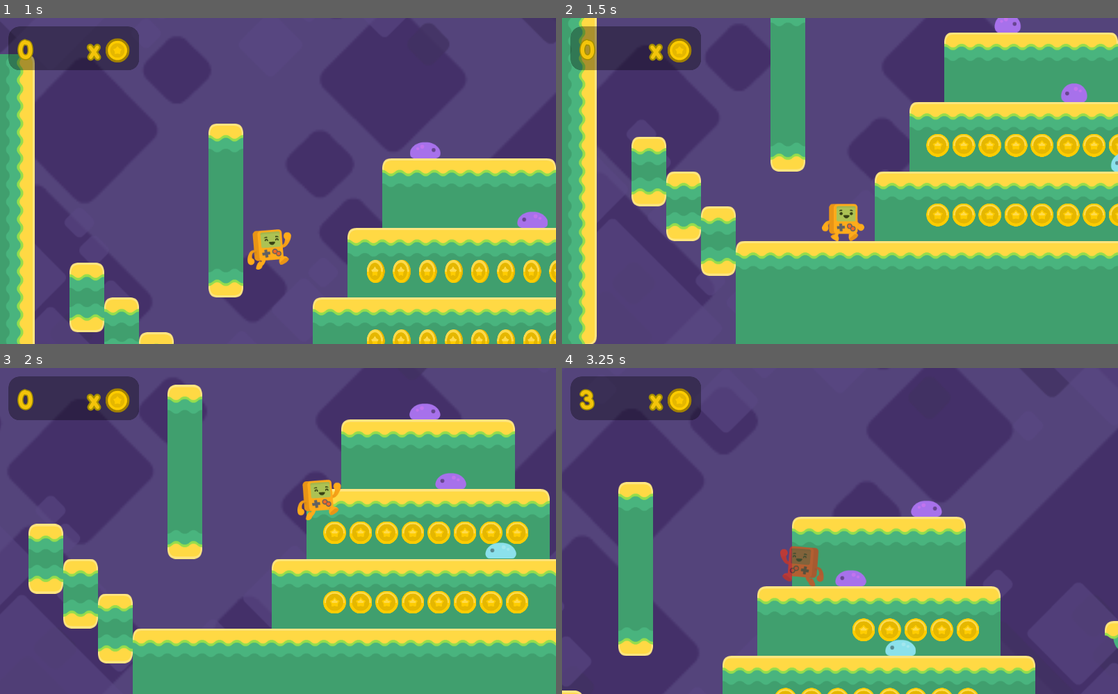
Above: before the commit, frames 1-4 (two rows, left to right).
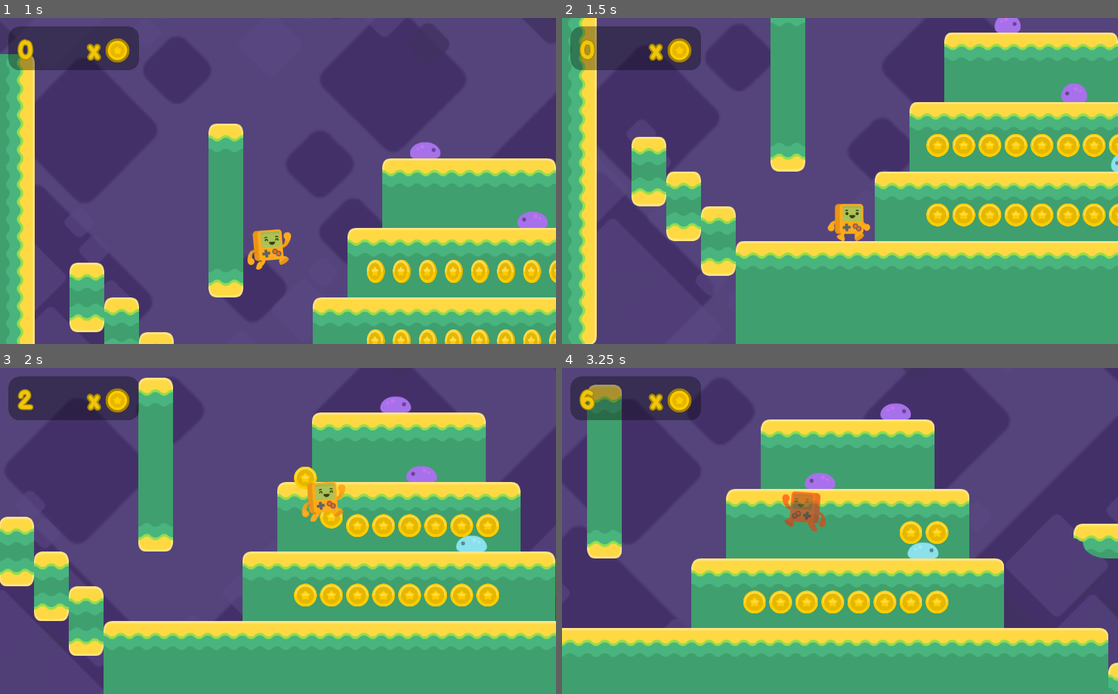
Above: after the commit, the same moments.

Repository: CrabbitSlater/Godot_2D_Tutorial_adv
Game: Godot game, scene res://Assets/TitleMenu.tscn
Two runs of this game, one before a commit and one after it. Both use one fixed random seed, a clock stepped at 60 frames per second and the inputs below.
Inputs:
- Up to frame 1 (1 s): click "Play" at 0.5 s
- Up to frame 2 (1.5 s): hold D (player_right) from 1.28 s (still down); hold Shift (player_run, bound only after the commit) from 1.28 s (still down)
- Up to frame 3 (2 s): keep holding D (player_right); keep holding Shift (player_run, bound only after the commit); tap Space (player_jump) at 1.52, 1.55, 1.82 s
- Up to frame 4 (3.25 s): release Shift (player_run, bound only after the commit) at 2.03 s; tap Space (player_jump) at 2.1, 2.27, 2.57, 3.05 s; tap Shift (player_run, bound only after the commit) at 2.3 s; release D (player_right) at 2.78 s; hold A (player_left) from 2.78 s (still down); hold Shift (player_run, bound only after the commit) from 2.78 s (still down)

Frame 1 is identical in both runs. In frame 2, 0.5% of the frame differs, in the area x 46-56%, y 56-69%; in frame 3, 34%; in frame 4, 45%, in the area x 0-100%, y 5-100%.

Commit message:
Re-worked steve;s code to use a finite state machine (very useful! good pratice for extensible behavior etc), added run toggle- used different method to bornCG, opting for acceleration over lerping also added toggle to anim for when running (bornCG tutorial part 18)

Diff:
--- a/Assets/Steve/Steve.gd
+++ b/Assets/Steve/Steve.gd
@@ -1,16 +1,21 @@
 extends KinematicBody2D
 
-var velocity: Vector2  = Vector2(0.0,0.0)
+#use an enum to enumerate states for finite state machine
+enum States {AIR=1, FLOOR, LADDER, WALL} #states enumerated at air =1 first, then floor = 2 etc
+
+var state = States.AIR
 
 
 
-
+var velocity: Vector2  = Vector2(0.0,0.0)
 export var gravity : float = 35.0
 export var  top_speed : float = 300
+export var top_run_speed : float = 450
+export var top_air_speed : float = 400
 export var acceleration : float = 1000
+export var run_acceleration : float = 1500
 export var friction_lerp_coeff : float = 0.2
 export var jump_force : float = -900
-var stunned : bool = false
 
 var coins : int = 0
 #onready var
@@ -18,46 +23,77 @@
 
 func _physics_process(delta):
 
-	if Input.is_action_pressed("player_right")and not stunned:
-		velocity.x += acceleration*delta
-		$Sprite.play("Walk")
-		#dollar sign allows somone to access child node by name
-	elif Input.is_action_pressed("player_left") and not stunned:
-		velocity.x -= acceleration*delta
-		$Sprite.play("Walk")
-	else:
-		if not stunned:
-			velocity.x = lerp(velocity.x,0,friction_lerp_coeff)
-			if abs(velocity.x) <=1:
-				velocity.x =0
-			$Sprite.play("Idle")
+	#match statement is like a switch case  i.e. see if self.state
+	#is equal to any of the following states in the enum
+	match self.state:
+		States.AIR:
+			if is_on_floor():
+				self.state = States.FLOOR
+				continue #skips rest of code in this match case
+			$Sprite.play("Air")
+			if Input.is_action_pressed("player_right"):
+				velocity.x += acceleration*delta
+				$Sprite.flip_h = false
+			elif Input.is_action_pressed("player_left"):
+				velocity.x -= acceleration*delta
+				$Sprite.flip_h = true
+			else:
+				velocity.x = lerp(velocity.x,0,friction_lerp_coeff)
+			velocity.x = clamp(velocity.x,-top_air_speed,+top_air_speed)
+			move_and_fall()
 
-	#check conditions for animated sprite, i.e. in air and facing
-	if not self.is_on_floor():
-		$Sprite.play("Air")
-	if velocity.x<0:
-		$Sprite.flip_h = true
-	elif velocity.x>0:
-		$Sprite.flip_h = false
+		States.FLOOR:
+
+			if not is_on_floor():
+				self.state=States.AIR
+				continue
+
+			if Input.is_action_pressed("player_right"):
+				if Input.is_action_pressed("player_run"):
+					$Sprite.set_speed_scale(3.0)
+					velocity.x += run_acceleration*delta
+					velocity.x = clamp(velocity.x,-top_run_speed,+top_run_speed)
+				else:
+					$Sprite.set_speed_scale(1.0)
+					velocity.x += acceleration*delta
+					velocity.x = clamp(velocity.x,-top_speed,+top_speed)
+				$Sprite.flip_h = false
+				$Sprite.play("Walk")
+				#dollar sign allows somone to access child node by name
+			elif Input.is_action_pressed("player_left"):
+				if Input.is_action_pressed("player_run"):
+					$Sprite.set_speed_scale(3.0)
+					velocity.x -= run_acceleration*delta
+					velocity.x = clamp(velocity.x,-top_run_speed,+top_run_speed)
+				else:
+					$Sprite.set_speed_scale(1.0)
+					velocity.x -= acceleration*delta
+					velocity.x = clamp(velocity.x,-top_speed,+top_speed)
+				$Sprite.flip_h = true
+				$Sprite.play("Walk")
+			else:
+				velocity.x = lerp(velocity.x,0,friction_lerp_coeff)
+				if abs(velocity.x) <=1:
+					velocity.x =0
+				$Sprite.play("Idle")
+
+				#check jump action for steve
+			if Input.is_action_just_pressed("player_jump"):
+				velocity.y=jump_force
+				$SoundJump.play()
+				self.state=States.AIR
+			move_and_fall()
 
 
 
-	#set stop speed for steve
-	velocity.x = clamp(velocity.x,-top_speed,+top_speed)
-
-	#apply gravity to steve
-	velocity.y += gravity
-
-	#check jump action for steve
-	if Input.is_action_just_pressed("player_jump") and is_on_floor():
-		velocity.y=jump_force
-		$SoundJump.play()
-
-	velocity = move_and_slide(velocity,Vector2.UP)
-	#move and slide returns an adjusted velocity! use this to reset y velocity to zero on floor
 
 
 
+
+func move_and_fall():
+	velocity.y += gravity
+	velocity = move_and_slide(velocity,Vector2.UP)
+	#move and slide returns an adjusted velocity! use this to reset y velocity to zero on floor
 
 
 func _on_Fall_Zone_body_entered(body):
@@ -96,7 +132,6 @@
 	Input.action_release("player_left")
 	Input.action_release("player_right")
 	#start timer to reset level
-	stunned=true
 	$Timer.start()
 
 
--- a/project.godot
+++ b/project.godot
@@ -40,6 +40,11 @@
 "events": [ Object(InputEventKey,"resource_local_to_scene":false,"resource_name":"","device":0,"alt":false,"shift":false,"control":false,"meta":false,"command":false,"pressed":false,"scancode":32,"physical_scancode":0,"unicode":0,"echo":false,"script":null)
  ]
 }
+player_run={
+"deadzone": 0.5,
+"events": [ Object(InputEventKey,"resource_local_to_scene":false,"resource_name":"","device":0,"alt":false,"shift":false,"control":false,"meta":false,"command":false,"pressed":false,"scancode":0,"physical_scancode":16777237,"unicode":0,"echo":false,"script":null)
+ ]
+}
 
 [layer_names]
 
